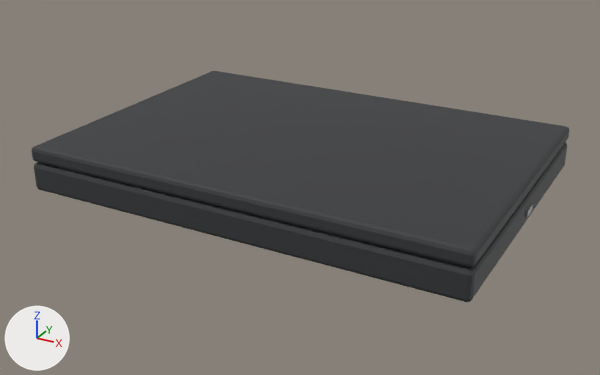
One commit to the FBX model Assets/ROOT_AE3/ROOT_AE3_Laptop_Closed/ROOT_AE3_Laptop_Closed.fbx: the scene before it, then after it.
The view is the same before and after, from a 50 mm lens placed at (0.282, -0.528, 0.254), pointed at (-0.002, -0.011, -0.004). Lighting does not change. The marker at lower left points along +X, +Y and +Z. The older version comes first. Objects named as collision shapes, trigger or cutter boxes, shadow casters or lower levels of detail are left out.

In view in the first picture: 'ROOT_AE3_Laptop_Closed_LOD0'.
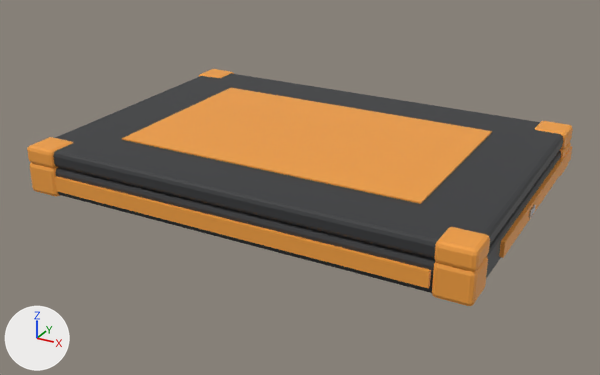
Location of each change, [x1, y1, x2, y2] in pixels of the pictures (600 x 375 px; the box of a moved part takes in the faces that stretch with it):
'ROOT_AE3_Laptop_Closed_LOD0', reshaped: before [31, 71, 569, 302]; after [27, 69, 573, 306]
part 1 of me_root_ae3_laptop_closed, added (orange): after [55, 176, 431, 288]
part 2 of me_root_ae3_laptop_closed, added: after [499, 146, 573, 258]
part 3 of me_root_ae3_laptop_closed, added (orange): after [122, 88, 492, 204]
part 4 of me_root_ae3_laptop_closed, added (orange): after [30, 163, 60, 196]
part 5 of me_root_ae3_laptop_closed, added (orange): after [432, 256, 488, 306]
part 6 of me_root_ae3_laptop_closed, added: after [559, 141, 571, 176]
part 7 of me_root_ae3_laptop_closed, added (orange): after [27, 137, 73, 168]
part 8 of me_root_ae3_laptop_closed, added: after [199, 69, 234, 78]
part 9 of me_root_ae3_laptop_closed, added (orange): after [434, 227, 490, 271]
part 10 of me_root_ae3_laptop_closed, added (orange): after [535, 121, 573, 149]
part 11 of me_root_ae3_laptop_closed, moved or reshaped: before [525, 204, 533, 217]; after [529, 205, 536, 218]

The change, as a diff of the scene's bpy script:
```diff
--- a/Assets/ROOT_AE3/ROOT_AE3_Laptop_Closed/ROOT_AE3_Laptop_Closed.fbx.py
+++ b/Assets/ROOT_AE3/ROOT_AE3_Laptop_Closed/ROOT_AE3_Laptop_Closed.fbx.py
@@ me_root_ae3_laptop_closed @@
-me_root_ae3_laptop_closed.from_pydata(...)  # 736 vertices, 576 faces; spans x -0.172..0.172, y -0.12..0.12, z -0.013..0.024
+me_root_ae3_laptop_closed.from_pydata(...)  # 1232 vertices, 1044 faces; spans x -0.174..0.174, y -0.123..0.125, z -0.013..0.025
+# me_root_ae3_laptop_closed part 1: a new loose piece, a box spanning x -0.145..0.145, y -0.1227..-0.1197, z -0.0055..0.0055, in mat_ae3_accent (orange #f3a03f)
+# me_root_ae3_laptop_closed part 2: a new loose piece, a box spanning x 0.1697..0.1727, y -0.065..0.125, z -0.0055..0.0055, in mat_ae3_accent (orange #f3a03f)
+# me_root_ae3_laptop_closed part 3: a new loose piece, a box spanning x -0.12..0.12, y -0.075..0.075, z 0.024..0.025, in mat_ae3_accent (orange #f3a03f)
+# me_root_ae3_laptop_closed part 4: a new loose piece of 56 vertices spanning x -0.172..-0.146, y -0.122..-0.096, z -0.012..0.012, in mat_ae3_accent (orange #f3a03f)
+# me_root_ae3_laptop_closed part 5: a new loose piece of 56 vertices spanning x 0.146..0.172, y -0.122..-0.096, z -0.012..0.012, in mat_ae3_accent (orange #f3a03f)
+# me_root_ae3_laptop_closed part 6: a new loose piece of 56 vertices spanning x 0.146..0.172, y 0.096..0.122, z -0.012..0.012, in mat_ae3_accent (orange #f3a03f)
+# me_root_ae3_laptop_closed part 7: a new loose piece of 56 vertices spanning x -0.172..-0.146, y -0.122..-0.096, z 0.011..0.025, in mat_ae3_accent (orange #f3a03f)
+# me_root_ae3_laptop_closed part 8: a new loose piece of 56 vertices spanning x -0.172..-0.146, y 0.096..0.122, z 0.011..0.025, in mat_ae3_accent (orange #f3a03f)
+# me_root_ae3_laptop_closed part 9: a new loose piece of 56 vertices spanning x 0.146..0.172, y -0.122..-0.096, z 0.011..0.025, in mat_ae3_accent (orange #f3a03f)
+# me_root_ae3_laptop_closed part 10: a new loose piece of 56 vertices spanning x 0.146..0.172, y 0.096..0.122, z 0.011..0.025, in mat_ae3_accent (orange #f3a03f)
+# me_root_ae3_laptop_closed part 11
+# 6 faces are deleted
+# 4 vertices in x 0.17, y -0.006..0.006, z -0.002..0.002 move by (0.004, 0.0, 0.0)
+# 6 new faces join them, mat_ae3_metal (light grey #c4c4c7)
+# other edits to the shape of me_root_ae3_laptop_closed do not show in these pictures
 me_root_ae3_laptop_closed.materials.append(mat_ae3_plastic_dark)
@@ me_root_ae3_laptop_closed @@
 me_root_ae3_laptop_closed.materials.append(mat_ae3_rubber)
+me_root_ae3_laptop_closed.materials.append(mat_ae3_led_blue)  # blue #59aaff, glowing blue #59aaff
+me_root_ae3_laptop_closed.materials.append(mat_ae3_accent)  # orange #f3a03f
```
